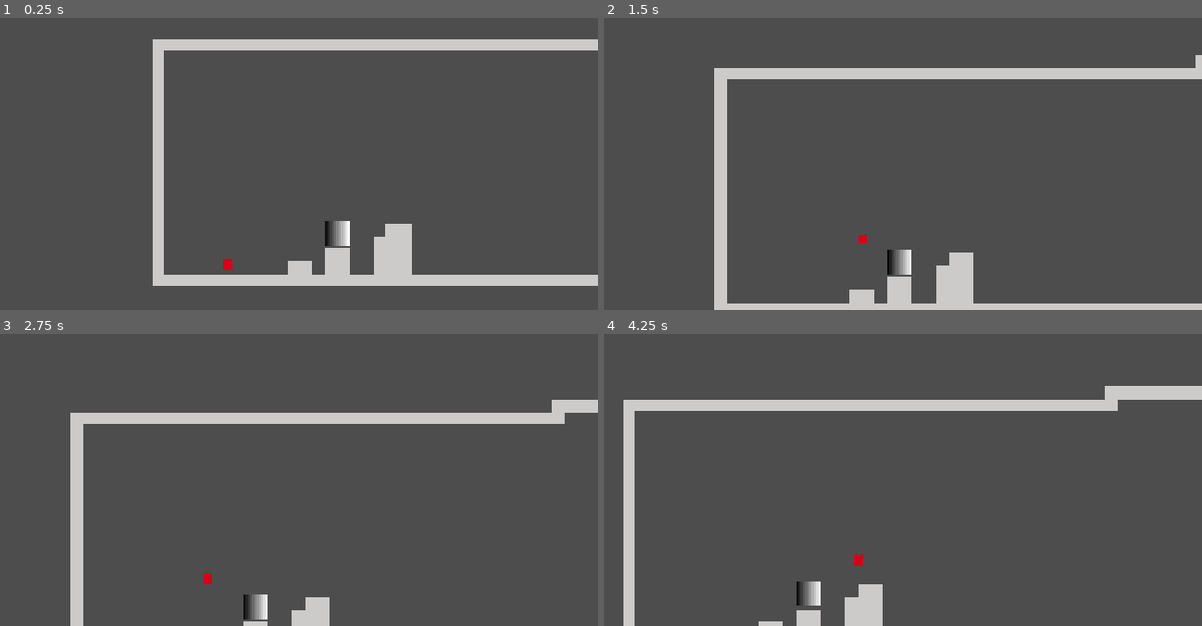
Above: before the commit, frames 1-4 (two rows, left to right).
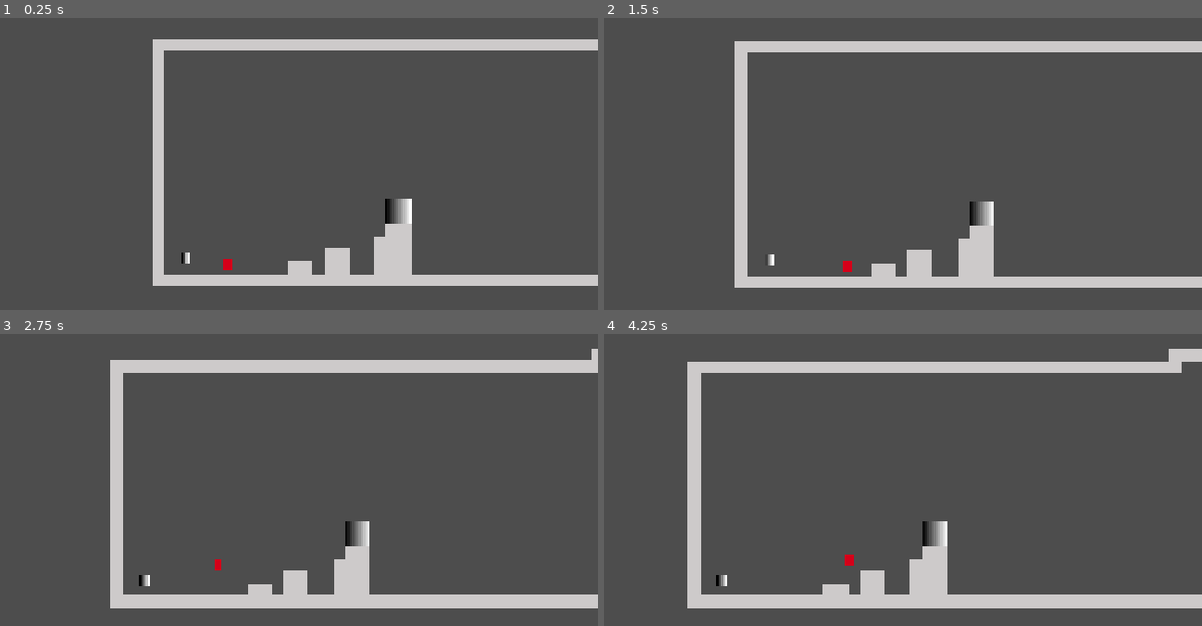
Above: after the commit, the same moments.

Repository: Ximandiv/gamejam-2026
Game: Godot game, scene res://Scenes/emmanuel_test_scene.tscn
Same seed, same stepped clock (60 frames per second), same inputs: the game is played once before the commit and once after it. This scene is started directly instead of the project's main scene.
Inputs:
- Up to frame 1 (0.25 s): no input
- Up to frame 2 (1.5 s): hold Right (right) from 0.53 s (still down); tap 1 (silence) at 0.6 s; tap Space (jump) at 0.77, 0.8, 1.07, 1.35 s
- Up to frame 3 (2.75 s): tap Space (jump) at 1.52, 1.82, 2.3 s; tap 1 (silence) at 1.55, 2.1 s; release Right (right) at 2.03 s; hold Left (left) from 2.03 s (still down)
- Up to frame 4 (4.25 s): release Left (left) at 2.78 s; hold Right (right) from 2.78 s (still down); tap 1 (silence) at 2.85 s; tap Space (jump) at 3.02, 3.32, 3.6, 3.77, 4.07 s

The runs differ from the first frame. In frame 1, 0.7% of the frame differs, in the area x 30-69%, y 61-85%; in frame 2, 16%; in frame 3, 16%; in frame 4, 17%, in the area x 3-100%, y 5-100%.

Commit message:
Reworks player as a whole and adds getting mask mechanic

Diff:
--- a/Scenes/Player/player.tscn
+++ b/Scenes/Player/player.tscn
@@ -1,6 +1,7 @@
 [gd_scene format=3 uid="uid://cgo4svi4wqvx5"]
 
 [ext_resource type="Script" uid="uid://siqecrqe6t24" path="res://Scripts/Player/player_movement.gd" id="1_eu8fj"]
+[ext_resource type="Script" uid="uid://raal7kjpblky" path="res://Scripts/Player/player_handler.gd" id="1_mtuoh"]
 [ext_resource type="Script" uid="uid://6bmddrr5483w" path="res://Scripts/Player/player_masks.gd" id="2_xpcdj"]
 [ext_resource type="Resource" uid="uid://civ3ox8hjoccq" path="res://Scripts/Player/Resources/player_status_resource.tres" id="3_mtuoh"]
 
@@ -10,9 +11,8 @@
 [sub_resource type="RectangleShape2D" id="RectangleShape2D_u4u6t"]
 size = Vector2(28, 24)
 
-[node name="player" type="CharacterBody2D" unique_id=766591790 node_paths=PackedStringArray("area_2d")]
-script = ExtResource("1_eu8fj")
-area_2d = NodePath("Area2D")
+[node name="player" type="CharacterBody2D" unique_id=766591790]
+script = ExtResource("1_mtuoh")
 metadata/_edit_group_ = true
 
 [node name="ColorRect" type="ColorRect" parent="." unique_id=1075492132]
@@ -47,3 +47,8 @@
 [node name="MaskHandler" type="Node" parent="." unique_id=888010623]
 script = ExtResource("2_xpcdj")
 playerStatus = ExtResource("3_mtuoh")
+
+[node name="Movement" type="Node" parent="." unique_id=994212614 node_paths=PackedStringArray("area_2d", "characterBody")]
+script = ExtResource("1_eu8fj")
+area_2d = NodePath("../Area2D")
+characterBody = NodePath("..")
--- a/Scenes/emmanuel_test_scene.tscn
+++ b/Scenes/emmanuel_test_scene.tscn
@@ -3,6 +3,7 @@
 [ext_resource type="Resource" uid="uid://civ3ox8hjoccq" path="res://Scripts/Player/Resources/player_status_resource.tres" id="2_1lh5y"]
 [ext_resource type="Texture2D" uid="uid://b8myyi0sv82fr" path="res://Art/Sprites/tile_test.png" id="3_61nc4"]
 [ext_resource type="PackedScene" uid="uid://w8fw75r4nrg8" path="res://Scenes/Props/SoundPush.tscn" id="3_ssx8l"]
+[ext_resource type="Script" uid="uid://bac0mb1g36xh6" path="res://Scripts/Player/mask_receive.gd" id="5_61nc4"]
 [ext_resource type="PackedScene" uid="uid://cgo4svi4wqvx5" path="res://Scenes/Player/player.tscn" id="5_vf65p"]
 
 [sub_resource type="TileSetAtlasSource" id="TileSetAtlasSource_26agu"]
@@ -23,6 +24,16 @@
 physics_layer_0/collision_layer = 1
 sources/0 = SubResource("TileSetAtlasSource_26agu")
 
+[sub_resource type="Gradient" id="Gradient_lfjaq"]
+
+[sub_resource type="GradientTexture2D" id="GradientTexture2D_61nc4"]
+gradient = SubResource("Gradient_lfjaq")
+width = 5
+height = 5
+
+[sub_resource type="RectangleShape2D" id="RectangleShape2D_t4b34"]
+size = Vector2(4.800002, 4.8000007)
+
 [node name="Node2D" type="Node2D" unique_id=345903279]
 
 [node name="TileMapLayer" type="TileMapLayer" parent="." unique_id=1626798840]
@@ -31,10 +42,21 @@
 
 [node name="player" parent="." unique_id=766591790 instance=ExtResource("5_vf65p")]
 position = Vector2(197, 558)
-_playerSpeed = 200.0
-_currentPlayerSpeed = 200.0
-_playerJumpForce = -550.0
 
 [node name="SoundPush" parent="." unique_id=1370078256 instance=ExtResource("3_ssx8l")]
-position = Vector2(480, 504)
+position = Vector2(640, 448)
 playerStatus = ExtResource("2_1lh5y")
+
+[node name="SilenceMask" type="Area2D" parent="." unique_id=1030677879]
+position = Vector2(88, 568)
+scale = Vector2(0.25, 0.25)
+script = ExtResource("5_61nc4")
+metadata/_edit_group_ = true
+
+[node name="Sprite2D" type="Sprite2D" parent="SilenceMask" unique_id=1629114021]
+scale = Vector2(20, 20)
+texture = SubResource("GradientTexture2D_61nc4")
+
+[node name="CollisionShape2D" type="CollisionShape2D" parent="SilenceMask" unique_id=1260018184]
+scale = Vector2(19.999996, 19.999996)
+shape = SubResource("RectangleShape2D_t4b34")
--- /dev/null
+++ b/Scripts/Player/mask_receive.gd
@@ -0,0 +1,17 @@
+extends Area2D
+
+@export var maskToReceive : PlayerMaskEnum.Value = PlayerMaskEnum.Value.SILENCE
+
+var alreadyPicked = false
+
+func _ready() -> void:
+	body_entered.connect(give_to_player)
+
+func give_to_player(body : Node2D):
+	if body.name != "player" \
+		or alreadyPicked:
+		return
+
+	alreadyPicked = true
+	body.receiveMask.emit(maskToReceive)
+	queue_free()
--- /dev/null
+++ b/Scripts/Player/player_handler.gd
@@ -0,0 +1,17 @@
+extends Node2D
+
+signal receiveMask(mask : PlayerMaskEnum.Value)
+signal stopMoving
+signal resumeMove
+signal push(direction: int, strength: float)
+signal stopPush
+
+func _ready() -> void:
+	stopMoving.connect($Movement.stop_movement)
+	resumeMove.connect($Movement.resume_movement)
+	push.connect($Movement.apply_push)
+	stopPush.connect($Movement.stop_push)
+	receiveMask.connect(get_mask)
+
+func get_mask(mask : PlayerMaskEnum.Value):
+	$MaskHandler.get_mask(mask)
--- a/Scripts/Player/player_masks.gd
+++ b/Scripts/Player/player_masks.gd
@@ -4,9 +4,15 @@
 
 func _process(_delta: float) -> void:
 	if Input.is_action_just_pressed("silence") \
-		and playerStatus.currentMask != PlayerMaskEnum.Value.SILENCE:
+		and playerStatus.hasSilenceMask \
+		and playerStatus.currentMask == PlayerMaskEnum.Value.NONE:
 		playerStatus.currentMask = PlayerMaskEnum.Value.SILENCE
 		get_tree().create_timer(1.5).timeout.connect(reset_mask)
 
+func get_mask(mask : PlayerMaskEnum.Value):
+	if mask == PlayerMaskEnum.Value.SILENCE \
+		and !playerStatus.hasSilenceMask:
+			playerStatus.hasSilenceMask = true
+
 func reset_mask() -> void:
 	playerStatus.currentMask = PlayerMaskEnum.Value.NONE
--- a/Scripts/Player/player_movement.gd
+++ b/Scripts/Player/player_movement.gd
@@ -1,7 +1,8 @@
-extends CharacterBody2D
+extends Node
 
 @export var push_force := 500.0
 @export var area_2d: Area2D
+@export var characterBody: CharacterBody2D
 
 @export var _playerSpeed: float = 100.0
 @export var _currentPlayerSpeed: float = 100.0
@@ -15,11 +16,11 @@
 
 func _physics_process(delta: float) -> void:
 	# gravity
-	velocity += get_gravity() * delta
+	characterBody.velocity += characterBody.get_gravity() * delta
 
 	# jump
-	if Input.is_action_just_pressed("jump") and is_on_floor():
-		velocity.y = _playerJumpForce
+	if Input.is_action_just_pressed("jump") and characterBody.is_on_floor():
+		characterBody.velocity.y = _playerJumpForce
 
 	# input
 	if Input.is_action_pressed("right"):
@@ -30,12 +31,12 @@
 		_input_velocity_x = 0
 
 	#combine
-	velocity.x = _input_velocity_x + _push_velocity_x
+	characterBody.velocity.x = _input_velocity_x + _push_velocity_x
 
 	# decay push over time (important)
 	_push_velocity_x = move_toward(_push_velocity_x, 0.0, 1200 * delta)
 
-	move_and_slide()
+	characterBody.move_and_slide()
 
 func stop_movement() -> void:
 	_currentPlayerSpeed = 0
--- a/Scripts/Player/player_status_resource.gd
+++ b/Scripts/Player/player_status_resource.gd
@@ -2,3 +2,4 @@
 class_name PlayerStatus
 
 @export var currentMask : PlayerMaskEnum.Value = PlayerMaskEnum.Value.NONE
+@export var hasSilenceMask := false
--- a/Scripts/Triggers/sound_trigger.gd
+++ b/Scripts/Triggers/sound_trigger.gd
@@ -16,8 +16,8 @@
 		return
 
 	if playerStatus.currentMask != PlayerMaskEnum.Value.SILENCE:
-		body.stop_movement()
+		body.stopMoving.emit()
 		await get_tree().create_timer(1.5).timeout
-		body.apply_push(horizontalDirection, pushStrength)
-		body.resume_movement()
+		body.push.emit(horizontalDirection, pushStrength)
+		body.resumeMove.emit()
 		return
Not shown, added: Scripts/Player/mask_receive.gd.uid
Not shown, added: Scripts/Player/player_handler.gd.uid
